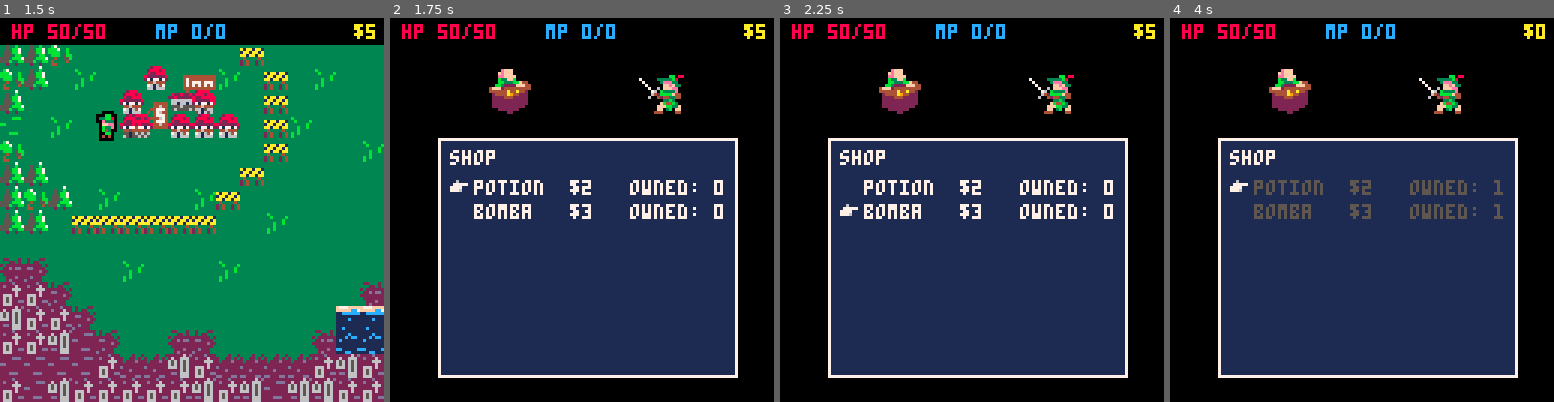
Above: before the commit, frames 1-4 (left to right).
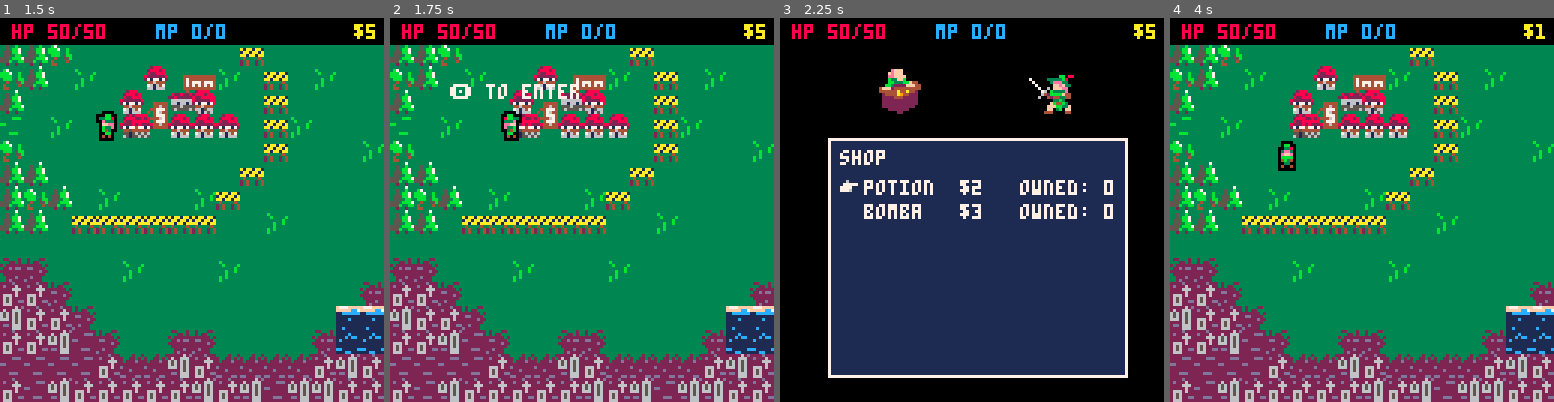
Above: after the commit, the same moments.

Repository: AddisonMink/pico8-rpg
Game: PICO-8 cartridge game.p8
The game is run twice, just before and just after one commit, with the same random seed, the same clock (stepped at 60 frames per second) and the same inputs.
Inputs:
- Up to frame 1 (1.5 s): tap X (X key) at 0.33, 1.07 s; tap O (Z key) at 0.7 s
- Up to frame 2 (1.75 s): hold Right from 1.6 s (still down); tap O (Z key) at 1.7 s
- Up to frame 3 (2.25 s): tap X (X key) at 1.85 s; release Right at 2.1 s; tap O (Z key) at 2.1 s; hold Up from 2.15 s (still down)
- Up to frame 4 (4 s): release Up at 2.42 s; hold Right 2.47-3.03 s; tap O (Z key) every 0.4 s from 2.5 to 3.7 s; tap X (X key) at 2.97 s; hold Left 3.08-3.58 s; hold Down 3.63-3.97 s

Frame 1 is identical in both runs. In frame 2, 92% of the frame differs, in the area x 0-100%, y 7-100%; in frame 3, 0.2%; in frame 4, 92%, in the area x 0-100%, y 1-100%.

Commit message:
add screen transitions between states.

Diff:
--- a/game.p8
+++ b/game.p8
@@ -8,6 +8,15 @@
 #include dialogue.lua
 #include world.lua
 
+function transition(from, to, next)
+  draw_trans_func1 = function() from:draw() end
+  draw_trans_func2 = function() to:draw() end
+  next_state = state
+  t0 = time()
+  next_state = next
+  state = "transition"
+end
+
 function _init()
   world = world_new()
   draw_trans_func1 = function() end
@@ -18,19 +27,16 @@
 end
 
 function _update()
-  global.camera_x = peek2(0x5f28)
-  global.camera_y = peek2(0x5f2a)
-
   if state == "world" then
     local code, result = world:update()
     if code == "dialogue" then
       dialogue = result
-      state = "dialogue"
+      transition(world, dialogue, "dialogue")
     end
   elseif state == "dialogue" then
     local done = dialogue:update()
     if done then
-      state = "world"
+      transition(dialogue, world, "world")
     end
   elseif state == "transition" then
     local done = time() - t0 > screen_transition_dur
@@ -51,7 +57,7 @@
   end
 
   -- draw hud
-  local camera_x, camera_y = global.camera_x, global.camera_y
+  local camera_x, camera_y = peek2(0x5f28), peek2(0x5f2a)
   local hp_str = "hp " .. global.player.hp .. "/" .. global.player.max_hp
   local hp_x = 4
   local mp_str = "mp " .. global.player.mp .. "/" .. global.player.max_mp
--- a/global_state.lua
+++ b/global_state.lua
@@ -5,7 +5,7 @@
     hp = 50,
     max_hp = 50,
     mp = 0,
-    max_mp = 0,
+    max_mp = 0
   },
   items = {},
   coins = 5,
@@ -14,9 +14,5 @@
   shop_items = {
     { name = "potion", price = 2 },
     { name = "bomba", price = 3 }
-  },
-
-  -- camera data
-  camera_x = 0,
-  camera_y = 0
+  }
 }
--- a/util.lua
+++ b/util.lua
@@ -27,7 +27,7 @@
 end
 
 function draw_screen_transition(draw_func1, draw_func2, elapsed)
-  local camera_x, camera_y = global.camera_x, global.camera_y
+  local camera_x, camera_y = peek2(0x5f28), peek2(0x5f2a)
   local progress = min(1, elapsed / screen_transition_dur)
   local reverse = progress > 0.5
   local progress = reverse and (progress - 0.5) * 2 or progress * 2
